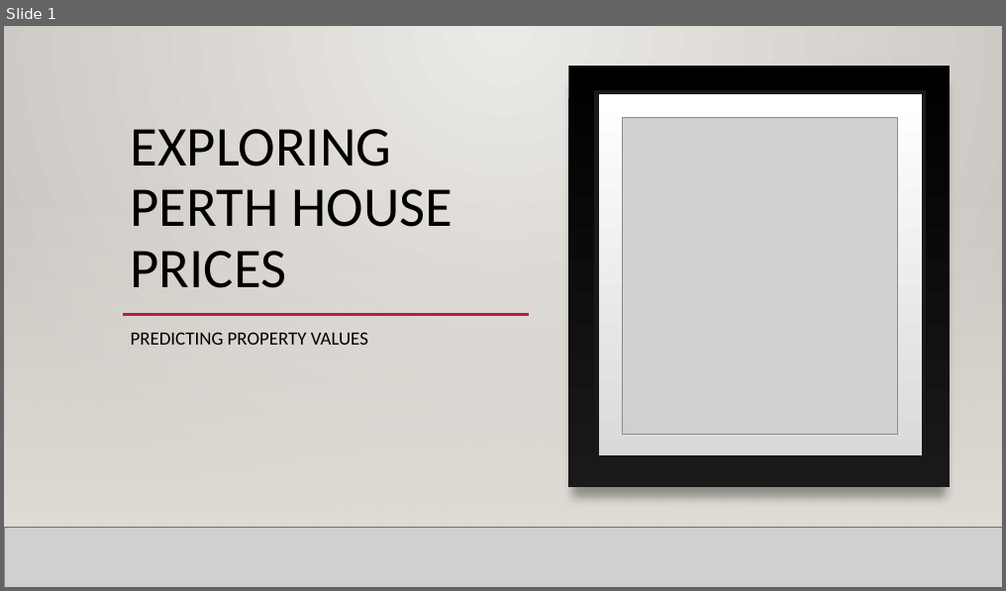
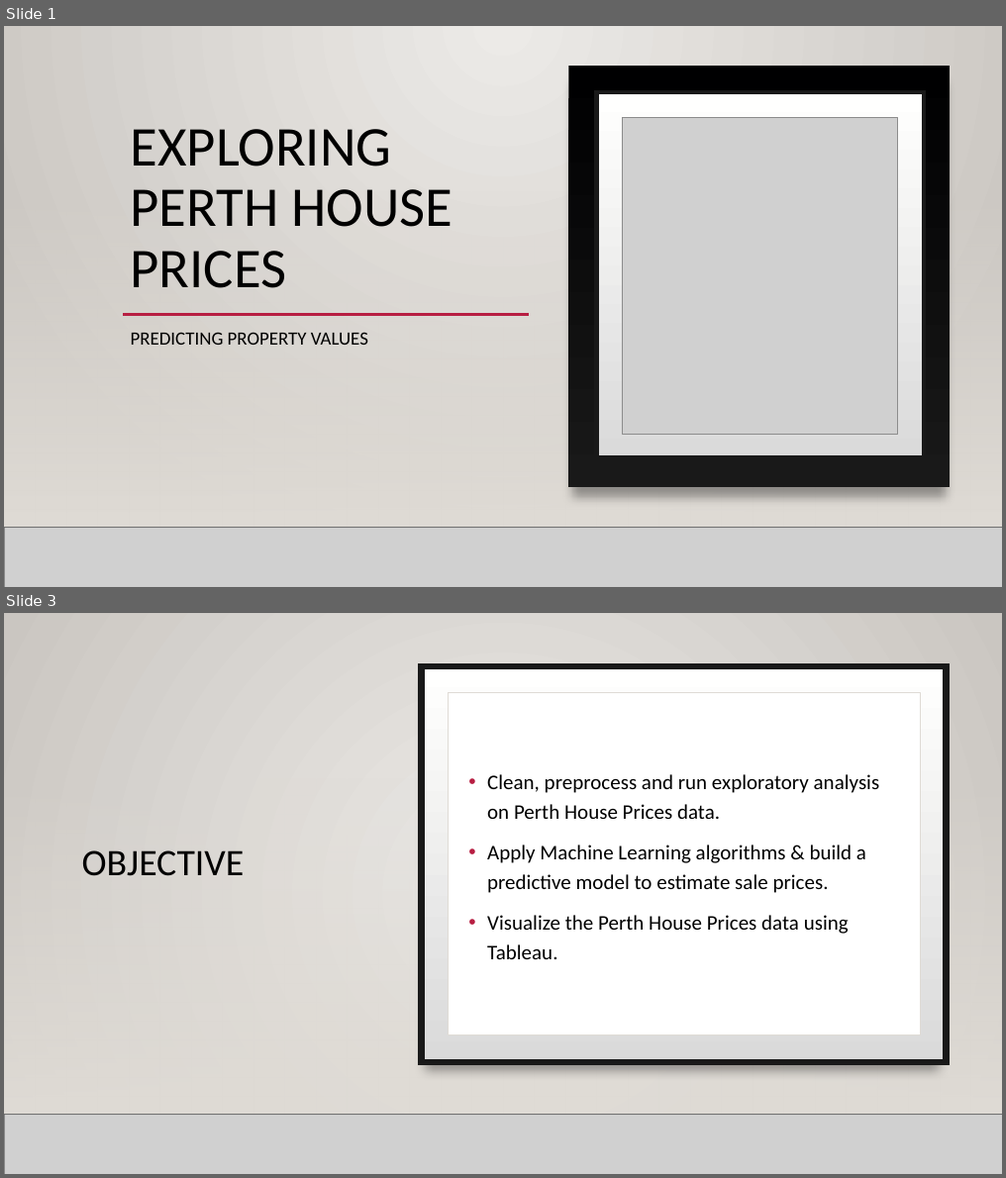
Before and after one commit to TroyFoote/Exploring_Perth_House_Prices, a slide deck: Exploring perth house prices.pptx. Shown one above the other, each under a label of ours: slide 1 before the commit, slides 1 and 3 after it; the slides between them are not shown. The pictures are 1006x591 and 1006x1178 pixels, drawn with LibreOffice and Linux fonts; fonts in the diff are those of the drawing; grey boxes stand for pictures; background and template pictures are left out. Boxes give left, top, right and bottom in pixels: in the first picture for what was removed or moved away, otherwise in the second. Text is boxed around its words. In the diff, an @@ line names an element or a change of style, - is before the commit and + after.

```diff
--- a/Exploring perth house prices.pptx
+++ b/Exploring perth house prices.pptx
@@ slide 3 added at (4, 613, 1002, 1174), background gradient #ECEAE7 to #CAC7C1; not listed: 2 template elements that a slide beside it also shows @@
@@ rectangle added at (4, 613, 1002, 1174), fill gradient #ECEAE7 to #CAC7C1 @@
@@ rectangle added at (422, 665, 946, 1062), fill gradient #000001 to #191919 @@
@@ rectangle added at (422, 666, 946, 1062), fill gradient #DADADA to #FFFFFE, outline #191919 6 pt @@
@@ rectangle added at (448, 692, 921, 1035), fill #FFFFFF, outline #DFDBD5 0.5 pt @@
@@ rectangle added at (4, 778, 1002, 1115), fill gradient #DFDBD5 @@
@@ line added from (123, 764) to (910, 764), #B71E42 2.5 pt @@
@@ text added at (487, 774, 880, 959), 20 pt, text #000000 @@
+• Clean, preprocess and run exploratory analysis on Perth House Prices data.
+• Apply Machine Learning algorithms & build a predictive model to estimate sale prices.
+• Visualize the Perth House Prices data using Tableau.
@@ title added at (82, 851, 245, 876), 36 pt, text #000000 @@
+OBJECTIVE
@@ picture added at (4, 1115, 1002, 1174) @@
@@ line added from (4, 1115) to (1002, 1115), #000001 1 pt @@
```
Also in this commit, not shown: 1 slide changed, 9 other slides added, 1 slide removed, 2 other files.
